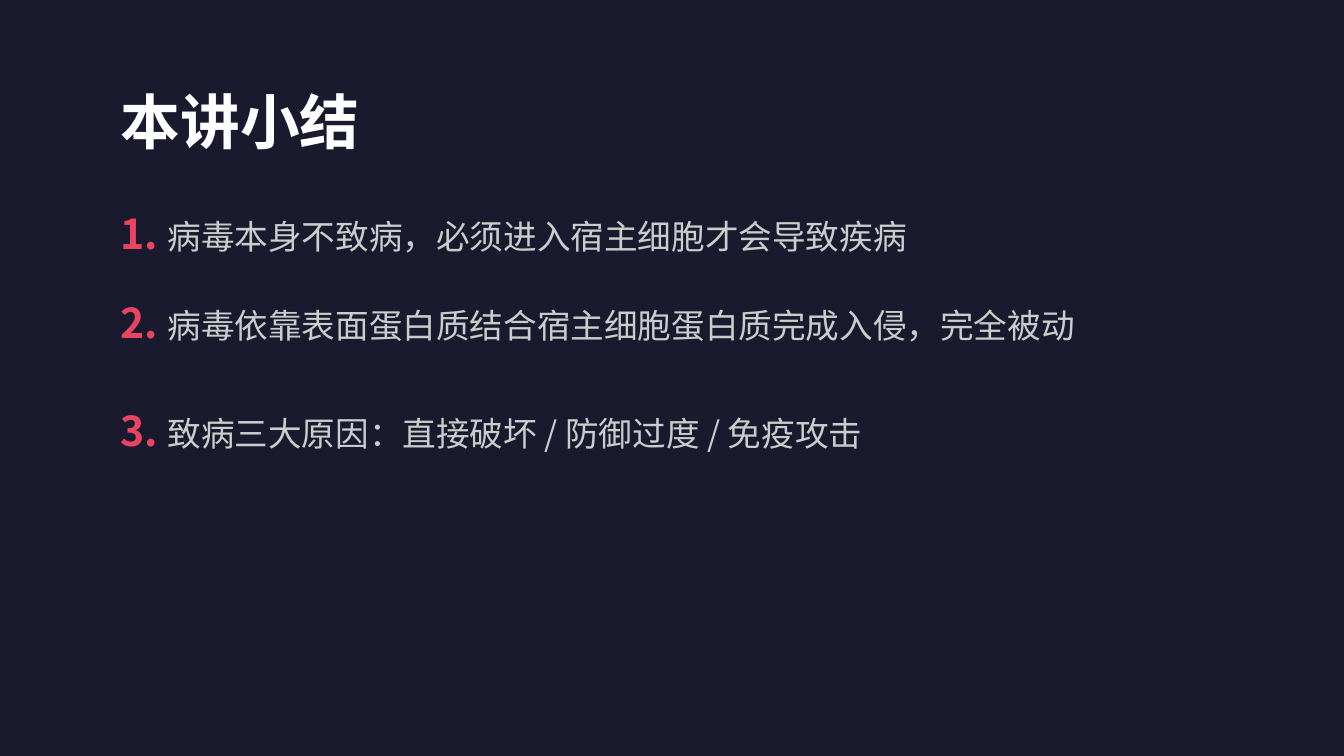
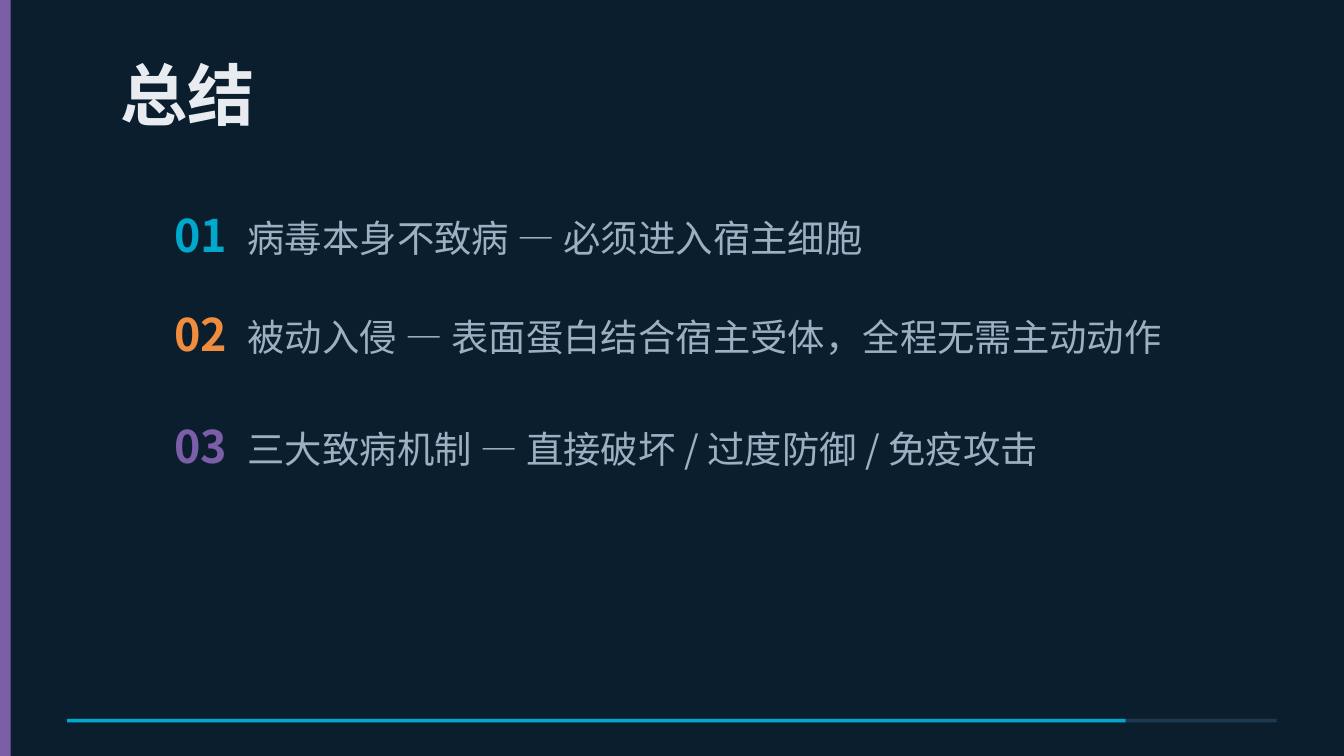
Before and after one commit to 1998x-stack/srt2ppt, a slide deck: slide 15 of examples/第3集-slides.pptx (slide 19 before the commit). Drawn at 1344x756 pixels with LibreOffice and Linux fonts; fonts in the diff are those of the drawing. Boxes give left, top, right and bottom in pixels: in the first picture for what was removed or moved away, otherwise in the second. Text is boxed around its words. In the diff, an @@ line names an element or a change of style, - is before the commit and + after.

```diff
--- a/examples/第3集-slides.pptx
+++ b/examples/第3集-slides.pptx
@@ background #1A1A2E to #0B1E2E @@
@@ rectangle added at [0,0,11,756], fill #7B5EA7 @@
@@ text at [121,63,255,126]: text changed; size 32 to 36 pt; text colour #FFFFFF to #E8ECF0 @@
-本讲小结
+总结
@@ text at [174,218,1161,466]: text changed; size 18 to 20 pt; text colour #CCCCCC to #9BB0C2 @@
-1. 病毒本身不致病，必须进入宿主细胞才会导致疾病
-2. 病毒依靠表面蛋白质结合宿主细胞蛋白质完成入侵，完全被动
-3. 致病三大原因：直接破坏 / 防御过度 / 免疫攻击
+01 病毒本身不致病 — 必须进入宿主细胞
+02 被动入侵 — 表面蛋白结合宿主受体，全程无需主动动作
+03 三大致病机制 — 直接破坏 / 过度防御 / 免疫攻击
@@ rectangle added at [67,719,1277,723], fill #1E3A50 @@
@@ rectangle added at [67,719,1126,723], fill #00A8CC @@
@@ text removed at [108,739,1236,756] @@
-下一讲：病毒的传播
```
Also in this commit, not shown: 5 other slides changed, 11 slides added, 13 slides removed, 9 other files.
